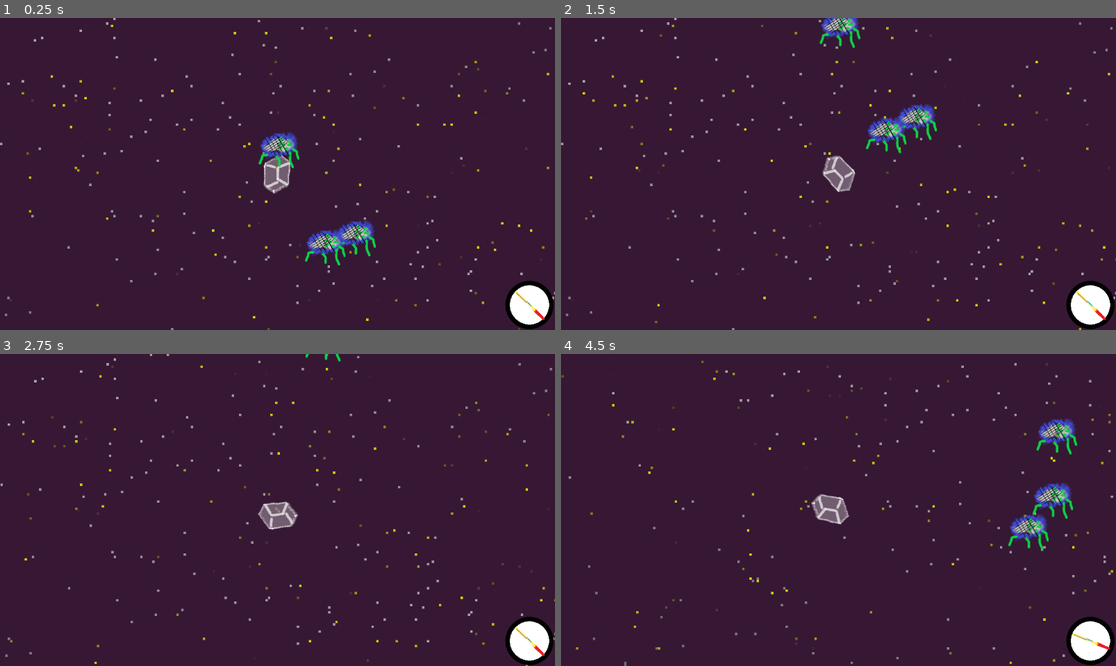
Above: before the commit, frames 1-4 (two rows, left to right).
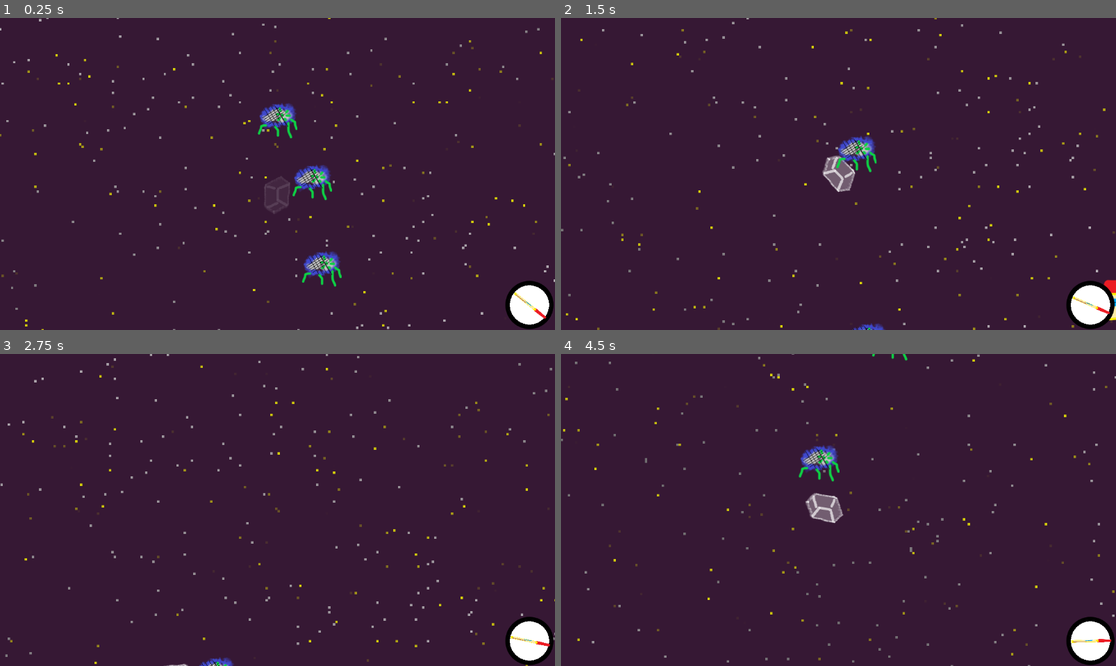
Above: after the commit, the same moments.

Repository: minicago/shika
Game: Godot game, scene res://tscns/game.tscn
Same seed, same stepped clock (60 frames per second), same inputs: the game is played once before the commit and once after it.
Inputs (mouse positions are in pixels of both pictures, inside the frame that each line leads up to):
- Up to frame 1 (0.25 s): no input
- Up to frame 2 (1.5 s): move the mouse to (960, 158) at 0.52 s; press the mouse at (960, 158) at 0.53 s; hold Right (right) 0.53-1.28 s; move the mouse to (727, 189) at 1.27 s; release the mouse at (727, 189) at 1.28 s; hold Down (down) from 1.28 s (still down); click (727, 189) at 1.35 s
- Up to frame 3 (2.75 s): move the mouse to (333, 441) at 2.02 s; release Down (down) at 2.03 s; press the mouse at (333, 441) at 2.03 s; hold Right (right) from 2.03 s (still down)
- Up to frame 4 (4.5 s): move the mouse to (810, 572) at 2.77 s; release Right (right) at 2.78 s; release the mouse at (810, 572) at 2.78 s; hold Up (up) 2.78-3.53 s; click (810, 572) at 2.85 s; move the mouse to (1005, 556) at 3.52 s; press the mouse at (1005, 556) at 3.53 s; hold Left (left) from 3.53 s (still down); move the mouse to (672, 463) at 4.27 s; release the mouse at (672, 463) at 4.28 s; click (672, 463) at 4.35 s

The runs differ from the first frame. In frame 1, 5.0% of the frame differs, in the area x 0-100%, y 0-100%; in frame 2, 3.8%; in frame 3, 0.8%; in frame 4, 3.9%.

Commit message:
godlike collision

Diff:
--- a/scripts/UI/obj.gd
+++ b/scripts/UI/obj.gd
@@ -6,6 +6,9 @@
 
 func get_speed():
 	return lowlevel.get_speed()
+
+func get_real_speed():
+	return lowlevel.get_real_speed()
 
 func get_toward():
 	return lowlevel.get_toward()
@@ -27,6 +30,12 @@
 		function_process(delta)
 		rotation = get_toward().angle() + PI / 2
 		position = get_obj_position()
+		if lowlevel.function.timer_get("hurt") > 0 :
+			modulate.s = 100.0
+		else : modulate.s = 0.0
+		if lowlevel.function.timer_get("invincible") > 0:
+			modulate.a = cos(lowlevel.function.timer_get("invincible") * PI * 4) * 0.4 + 0.6
+		else : modulate.a = 1.0
 
 func free():
 	get_parent().remove_child(self)
--- a/scripts/function/objs/monster.gd
+++ b/scripts/function/objs/monster.gd
@@ -1,19 +1,31 @@
 extends Obj_function
 class_name Monster_function
 
-static func follow_AI(_self:Monster_function ,delta):
-	if _self.cool_down_check(delta , 2.0) > 0:
+static func follow_AI(_self:Obj_function ,delta):
+	if _self.timer_get("follow_AI",0) == 0:
 		var world:World = _self.get_father()
 		var rider_pos = world.get_rider().get_obj_position()
-		_self.toward = (rider_pos - _self.position ).normalized()
+		if randf() < _self.addon_info["follow_AI_miss_rate"] :
+			_self.toward = Vector2(1,0).rotated(randf() * 2 * PI)
+		else : _self.toward = (rider_pos - _self.position ).normalized()
+		_self.timer_set("follow_AI", _self.addon_info["follow_AI_cool_time"])
 	pass
 
-	if _self.cool_down_check(delta , 1.0):
-		_self.speed = Vector2(500.0,0) - _self.speed
+static func spider_AI(_self:Obj_function ,delta):
+	if _self.timer_get("spider_AI",0) == 0:
+		if _self.speed.length() == 0 : _self.speed = Vector2(500.0, 0)
+		else : _self.speed = Vector2(0.0, 0.0)
+		_self.timer_set("spider_AI", _self.addon_info["spider_AI_cool_time"])
 
 
 func AI_init():
+	addon_info_append("spider_AI_cool_time", 0.5)
+	addon_info_append("follow_AI_cool_time", 1.0)
+	addon_info_append("follow_AI_miss_rate", 0.5)
+
+
 	AI_append("follow")
+	AI_append("spider")
 
 func bump_handler_init():
 	bump_handler_append("box")
@@ -21,13 +33,14 @@
 func bump_info_init():
 	addon_info_append("collider", lowlevel)
 	addon_info_append("box", 10.0)
+	addon_info_append("mass", 8.0)
 	addon_info_append("type","monster")
 	#bump_info_append("once",false)
 
 static func _static_init():
 	Register_table.obj_type["monster"] = Monster_function
 	Register_table.AI["follow"] = Callable(Monster_function, "follow_AI")
-
+	Register_table.AI["spider"] = Callable(Monster_function, "spider_AI")
 	print("monster function static init done")
 
 static func UI_instance() -> Obj_UI:
--- a/scripts/function/objs/obj.gd
+++ b/scripts/function/objs/obj.gd
@@ -5,7 +5,7 @@
 
 var spinable = false
 var health = 0.0
-var maxhealth = 10.0
+var maxhealth = 0.0
 var toward : Vector2 = Vector2(0,-1.0)
 var position : Vector2
 var addon_info : Dictionary
@@ -14,13 +14,23 @@
 var bump_handler_dic : Dictionary = {}
 var speed : Vector2 = Vector2.ZERO
 var AI_dic : Dictionary = {}
-var life_time : float = 0.0
+#var life_time : float = 0.0
+var timers : Dictionary = {}
 
 func get_father():
 	return lowlevel.get_father()
 
 func get_speed():
 	return speed
+
+func get_real_speed():
+	return speed.rotated(-toward.angle())
+
+func set_speed(_speed):
+	speed = _speed
+
+func set_real_speed(_speed):
+	speed = _speed.rotated(toward.angle())
 
 func get_toward():
 	if spinable :
@@ -42,14 +52,16 @@
 	return lowlevel.get_polygon()
 
 func function_process(delta):
-	life_time += delta
+	#life_time += delta
+	for timer in timers:
+		timers[timer] = max(0, timers[timer] - delta)
 	for function in AI_dic:
 		AI_dic[function].call(self, delta)
 	set_obj_position(position + toward * speed.x * delta + toward.rotated(- PI / 2) * speed.y * delta)
 	pass
 
-func cool_down_check(delta : float ,cool_time : float) -> int:
-	return floori ( life_time / cool_time ) - floori ( (life_time - delta) / cool_time )
+#func cool_down_check(delta : float ,cool_time : float) -> int:
+	#return floori ( life_time / cool_time ) - floori ( (life_time - delta) / cool_time )
 
 func bump_handler(info : Dictionary):
 	for handler in bump_handler_dic :
@@ -96,6 +108,12 @@
 func AI_init():
 	pass
 
+func timer_set(key, value):
+	timers[key] = value
+
+func timer_get(key, value = 0.0):
+	return timers.get(key , value)
+
 ########################################################################
 # customized
 ########################################################################
@@ -107,10 +125,17 @@
 		else : return
 
 static func bump_handler_box(collidee :Obj_function, info : Dictionary):
-	if info.get("box", -1.0) > 0.0:
+	var m1 = collidee.get_addon_info()["mass"]
+	var m2 = info.get("mass", -1.0)
+	if m2 > 0.0:
 		var dist :Vector2 = collidee.get_obj_position() - info.get("collider").get_obj_position()
-		collidee.set_obj_position(collidee.get_obj_position() + dist.normalized() * info.get("box", -1.0))
-		info.get("collider").set_obj_position(info.get("collider").get_obj_position() - dist.normalized() * info.get("box", -1.0))
+		var dspeed :Vector2 = collidee.get_real_speed() - info.get("collider").get_real_speed()
+#		if dist.x * dspeed.x + dist.y * dspeed.y > 0.0 :
+#		print("ok!")
+		collidee.set_real_speed(collidee.get_real_speed() - (2 * m2) / (m1 + m2) * dspeed)
+		info.get("collider").set_real_speed(info.get("collider").get_real_speed() + (2 * m1) / (m1 + m2) * dspeed)
+		collidee.set_obj_position(collidee.get_obj_position() + dist.normalized() * info.get("box", 0.0))
+		info.get("collider").set_obj_position(info.get("collider").get_obj_position() - dist.normalized() * info.get("box", 0.0))
 
 static func _static_init():
 	Register_table.handlers["once"] = Callable(Obj_function, "bump_handler_once")
--- a/scripts/function/objs/rider.gd
+++ b/scripts/function/objs/rider.gd
@@ -11,6 +11,7 @@
 func spinLoss() : return addon_info.get("spinLoss")
 
 static func rider_AI(_self:Obj_function ,delta):
+	print(_self.get_real_speed())
 	_self.speed *= exp(-_self.resist()*delta)
 
 	if Input.is_action_pressed("up") :
@@ -53,6 +54,7 @@
 
 func bump_info_init():
 	addon_info_append("box", 10.0)
+	addon_info_append("mass", 10.0)
 	addon_info_append("collider", lowlevel)
 	addon_info_append("type","rider")
 
@@ -61,7 +63,7 @@
 
 	addon_info_append("resist", 0.9)
 	addon_info_append("lineResist", 50.0)
-	addon_info_append("rtimes", 5.0)
+	addon_info_append("rtimes", 20.0)
 	addon_info_append("brake", 1000.0)
 	addon_info_append("power", 1000.0)
 
@@ -78,7 +80,10 @@
 
 static func bump_handler_monster(collidee :Obj_function, info : Dictionary):
 	if info.get("type", "") == "monster":
-		print("hurt")
+		if collidee.timer_get("invincible") == 0.0:
+			print("hurt")
+			collidee.timer_set("hurt", 0.20)
+			collidee.timer_set("invincible", 1.0)
 
 static func _static_init():
 	Register_table.handlers["home"] = Callable(Rider_function,"bump_handler_home")
--- a/scripts/lowlevel/obj.gd
+++ b/scripts/lowlevel/obj.gd
@@ -10,6 +10,15 @@
 
 func get_speed():
 	return function.get_speed()
+
+func get_real_speed():
+	return function.get_real_speed()
+
+func set_speed(_speed):
+	function.set_speed(_speed)
+
+func set_real_speed(_speed):
+	function.set_real_speed(_speed)
 
 func get_toward() -> Vector2:
 	return function.get_toward()
--- a/scripts/register_table.gd
+++ b/scripts/register_table.gd
@@ -6,3 +6,7 @@
 static var obj_type:Dictionary={}
 
 static var AI:Dictionary={}
+
+static var init_func:Dictionary={}
+
+static var init_list:Dictionary={}
